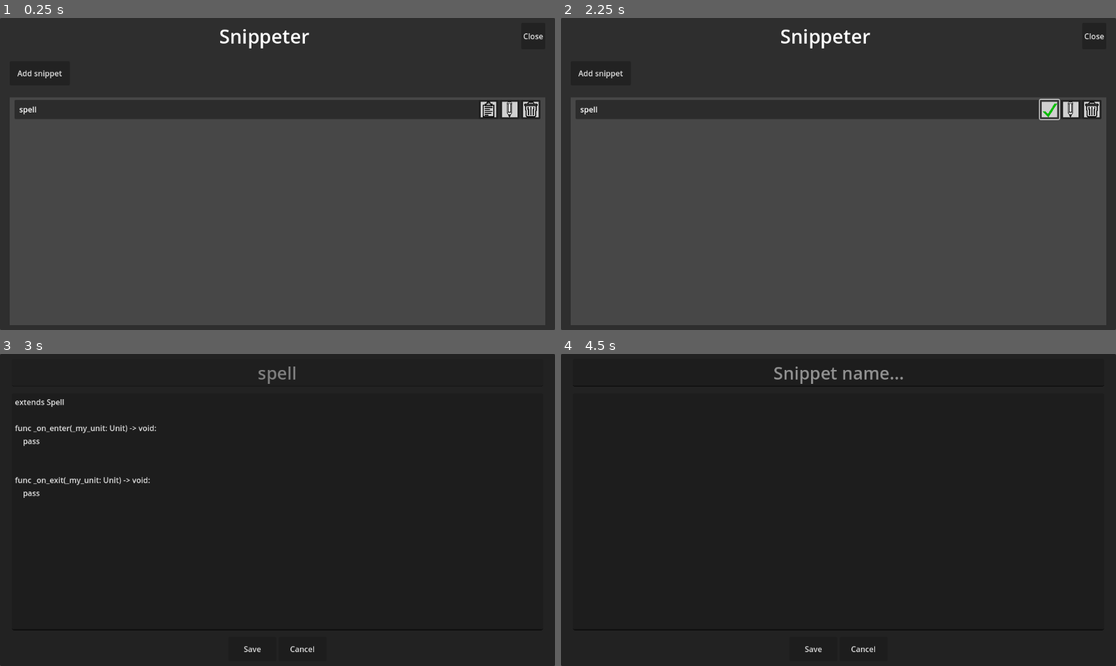
Above: before the commit, frames 1-4 (two rows, left to right).
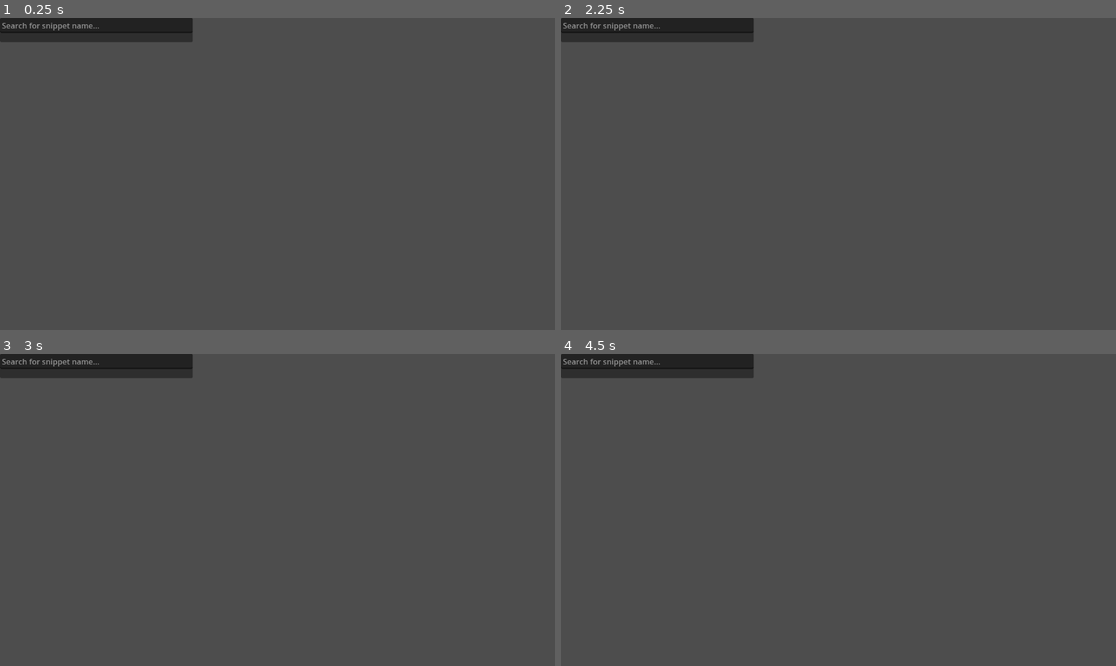
Above: after the commit, the same moments.

Repository: TRushton95/Snippeter
Game: Godot game, scene res://quick_select/quick_select.tscn
Same seed, same stepped clock (60 frames per second), same inputs: the game is played once before the commit and once after it. Before the commit the project starts from res://menu/snippeter.tscn.
Inputs (mouse positions are in pixels of both pictures, inside the frame that each line leads up to):
- Up to frame 1 (0.25 s): no input
- Up to frame 2 (2.25 s): click (599, 74) at 0.5 s, where only the run before the commit has a clickable "Add snippet"; click (866, 314) at 1.25 s, where only the run before the commit has a clickable "Cancel"; click (1049, 108) at 2.02 s
- Up to frame 3 (3 s): click (510, 444) at 2.77 s
- Up to frame 4 (4.5 s): click (810, 650) at 3.5 s, where only the run before the commit has a clickable "Save"; click (599, 410) at 4.25 s, where only the run before the commit has a clickable "Add snippet"

The runs differ from the first frame. In frame 1, 33% of the frame differs, in the area x 0-100%, y 0-100%; in frame 2, 33%; in frame 3, 97%; in frame 4, 97%.

Commit message:
Create quick select menu

Diff:
--- a/src/menu/snippeter.tscn
+++ b/src/menu/snippeter.tscn
@@ -72,6 +72,7 @@
 visible = false
 layout_mode = 2
 
+[connection signal="focus_exited" from="." to="." method="_on_focus_exited"]
 [connection signal="pressed" from="MarginContainer/VBoxContainer/AddButton" to="." method="_on_add_button_pressed"]
 [connection signal="cancel_button_presssed" from="Editor" to="." method="_on_editor_cancel_button_presssed"]
 [connection signal="save_button_pressed" from="Editor" to="." method="_on_editor_save_button_pressed"]
--- a/src/project.godot
+++ b/src/project.godot
@@ -11,7 +11,7 @@
 [application]
 
 config/name="Plugins"
-run/main_scene="res://menu/snippeter.tscn"
+run/main_scene="res://quick_select/quick_select.tscn"
 config/features=PackedStringArray("4.2", "Forward Plus")
 config/icon="res://icon.svg"
 
--- /dev/null
+++ b/src/quick_select/option/option.gd
@@ -0,0 +1,17 @@
+extends PanelContainer
+
+signal selected
+
+@onready var _button : Button = $Button
+
+
+func _on_button_pressed() -> void:
+	selected.emit()
+
+
+func setup(text: String) -> void:
+	_button.text = text
+
+
+func get_snippet_name() -> String:
+	return _button.text
--- /dev/null
+++ b/src/quick_select/option/option.tscn
@@ -0,0 +1,19 @@
+[gd_scene load_steps=2 format=3 uid="uid://clbbaexklpmnw"]
+
+[ext_resource type="Script" path="res://quick_select/option/option.gd" id="1_bbfwb"]
+
+[node name="Option" type="PanelContainer"]
+anchors_preset = 15
+anchor_right = 1.0
+anchor_bottom = 1.0
+offset_right = -707.0
+offset_bottom = -623.0
+grow_horizontal = 2
+grow_vertical = 2
+script = ExtResource("1_bbfwb")
+
+[node name="Button" type="Button" parent="."]
+custom_minimum_size = Vector2(0, 25)
+layout_mode = 2
+
+[connection signal="pressed" from="Button" to="." method="_on_button_pressed"]
--- /dev/null
+++ b/src/quick_select/quick_select.gd
@@ -0,0 +1,58 @@
+extends PanelContainer
+
+@export var _option_scene : PackedScene
+
+@onready var _option_container : VBoxContainer = $VBoxContainer/PanelContainer/VBoxContainer
+
+var _snippets : Array[Snippet]
+
+
+func _on_focus_exited() -> void:
+	clear()
+
+
+func _on_line_edit_focus_entered() -> void:
+	push_snippets(_snippets)
+
+
+func _on_line_edit_text_changed(text: String) -> void:
+	clear()
+
+	var matching_snippets = get_matching_snippets(text)
+	push_snippets(matching_snippets)
+
+
+func _on_option_selected(snippet_name: String, snippet_data: String) -> void:
+	DisplayServer.clipboard_set(snippet_data)
+	clear()
+
+
+func _ready() -> void:
+	load_snippets()
+
+
+func load_snippets() -> void:
+	_snippets = Disk.read_all_snippets()
+
+
+func push_snippets(snippets: Array[Snippet]):
+	for snippet in snippets:
+		var option = _option_scene.instantiate()
+		_option_container.add_child(option)
+		option.setup(snippet.get_name())
+		option.selected.connect(_on_option_selected.bind(snippet.get_name(), snippet.get_data()))
+
+
+func get_matching_snippets(search_string: String) -> Array[Snippet]:
+	var result = [] as  Array[Snippet]
+
+	for snippet in _snippets:
+		if snippet.get_name().begins_with(search_string):
+			result.push_back(snippet)
+
+	return result
+
+
+func clear() -> void:
+	for option in _option_container.get_children():
+		option.queue_free()
--- /dev/null
+++ b/src/quick_select/quick_select.tscn
@@ -0,0 +1,31 @@
+[gd_scene load_steps=3 format=3 uid="uid://cop211hu1qth0"]
+
+[ext_resource type="Script" path="res://quick_select/quick_select.gd" id="1_8uq5i"]
+[ext_resource type="PackedScene" uid="uid://clbbaexklpmnw" path="res://quick_select/option/option.tscn" id="2_06bou"]
+
+[node name="QuickSelect" type="PanelContainer"]
+custom_minimum_size = Vector2(400, 0)
+offset_right = 400.0
+offset_bottom = 50.0
+script = ExtResource("1_8uq5i")
+_option_scene = ExtResource("2_06bou")
+
+[node name="VBoxContainer" type="VBoxContainer" parent="."]
+layout_mode = 2
+theme_override_constants/separation = 1
+
+[node name="LineEdit" type="LineEdit" parent="VBoxContainer"]
+custom_minimum_size = Vector2(0, 25)
+layout_mode = 2
+placeholder_text = "Search for snippet name..."
+
+[node name="PanelContainer" type="PanelContainer" parent="VBoxContainer"]
+layout_mode = 2
+
+[node name="VBoxContainer" type="VBoxContainer" parent="VBoxContainer/PanelContainer"]
+layout_mode = 2
+theme_override_constants/separation = 1
+
+[connection signal="focus_exited" from="." to="." method="_on_focus_exited"]
+[connection signal="focus_entered" from="VBoxContainer/LineEdit" to="." method="_on_line_edit_focus_entered"]
+[connection signal="text_changed" from="VBoxContainer/LineEdit" to="." method="_on_line_edit_text_changed"]
Renamed: src/menu/shared/snippet.gd -> src/shared/snippet.gd
Not shown, added: src/snippets/for_loop.txt
